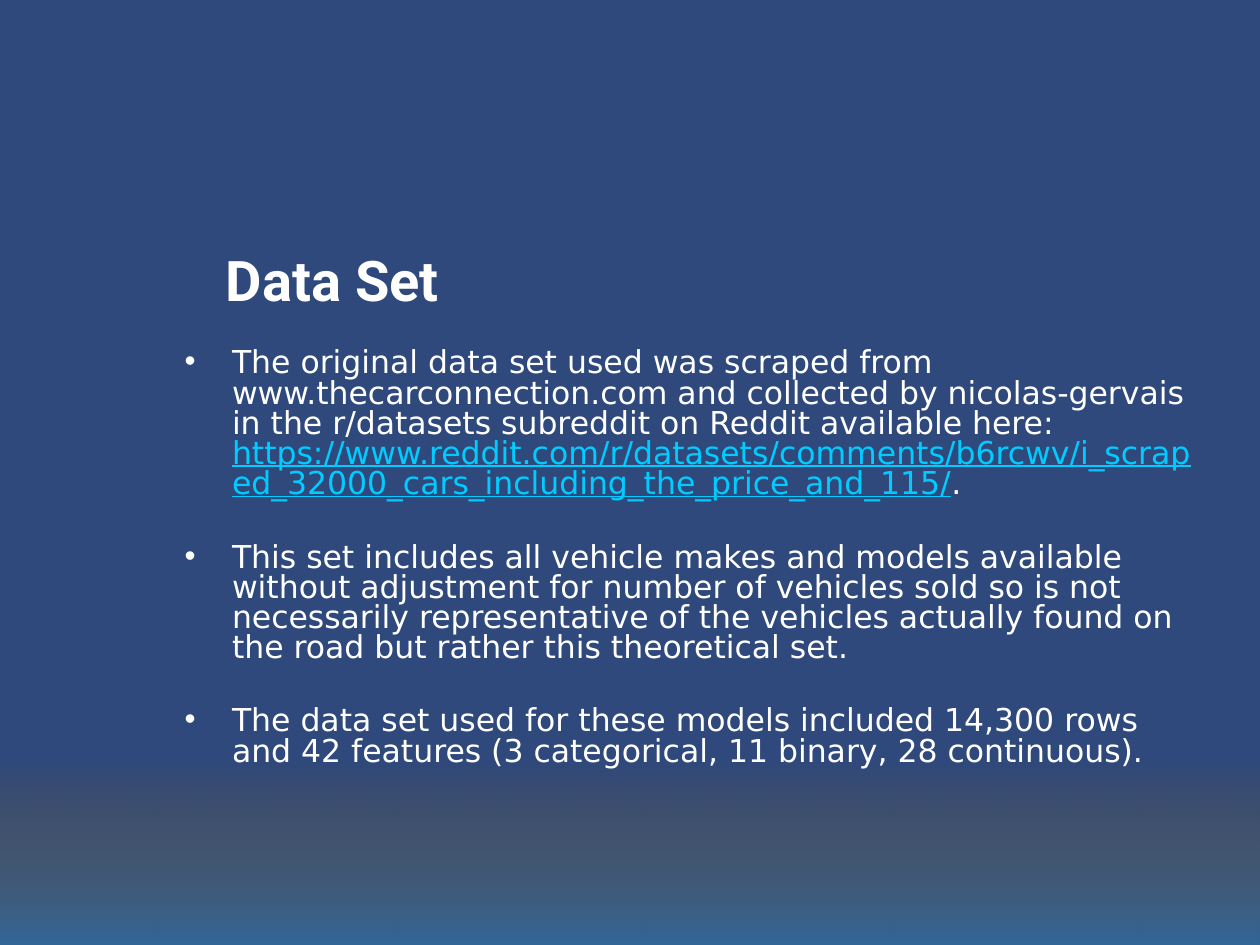
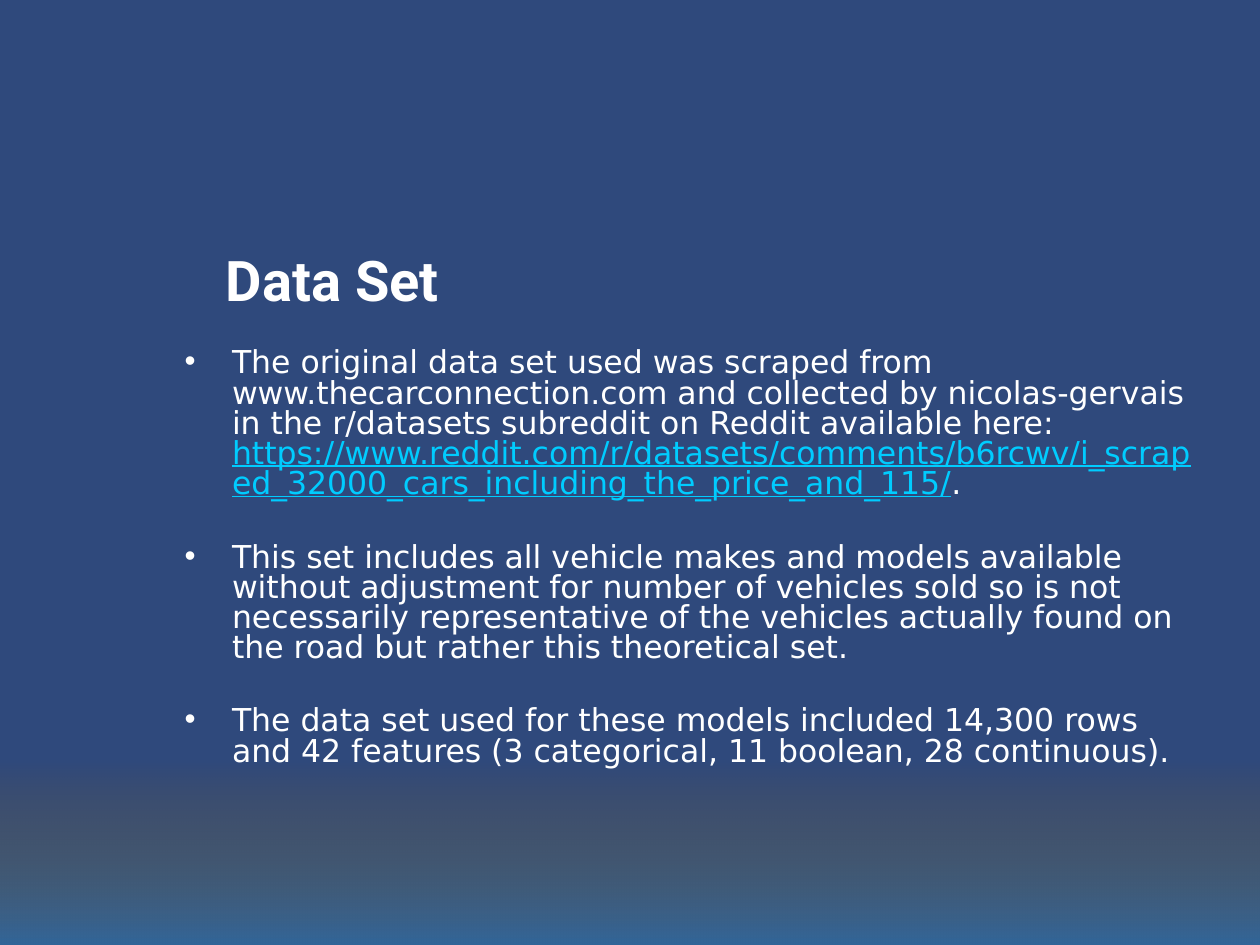
Before and after one commit to yfstafford/Thinkful, a slide deck: slide 4 of Unit 3/Capstone/Unit 3 Capstone Car MSRP.pptx. Drawn at 1260x945 pixels with LibreOffice and Linux fonts; fonts in the diff are those of the drawing; background and template pictures are left out. Boxes give left, top, right and bottom in pixels: in the first picture for what was removed or moved away, otherwise in the second. Text is boxed around its words. In the diff, an @@ line names an element or a change of style, - is before the commit and + after.

```diff
--- a/Unit 3/Capstone/Unit 3 Capstone Car MSRP.pptx
+++ b/Unit 3/Capstone/Unit 3 Capstone Car MSRP.pptx
@@ text at box(232, 707, 1169, 769): text changed @@
-• The data set used for these models included 14,300 rows and 42 features (3 categorical, 11 binary, 28 continuous).
+• The data set used for these models included 14,300 rows and 42 features (3 categorical, 11 boolean, 28 continuous).
```
Also in this commit, not shown: 6 other slides changed, 1 slide added, 1 other file.
